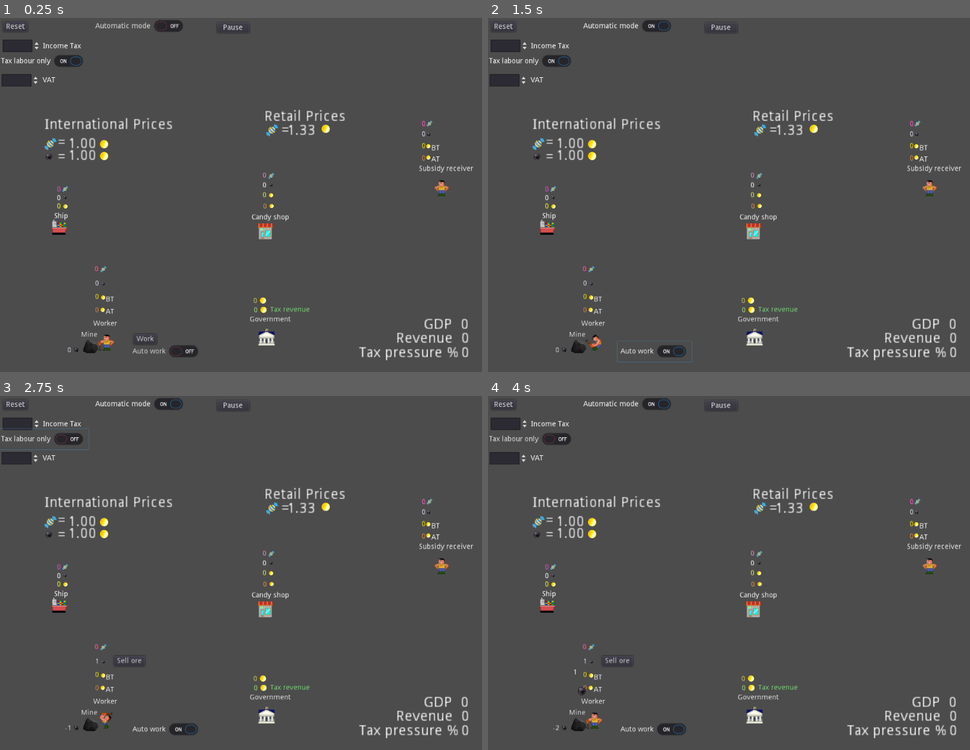
Above: before the commit, frames 1-4 (two rows, left to right).
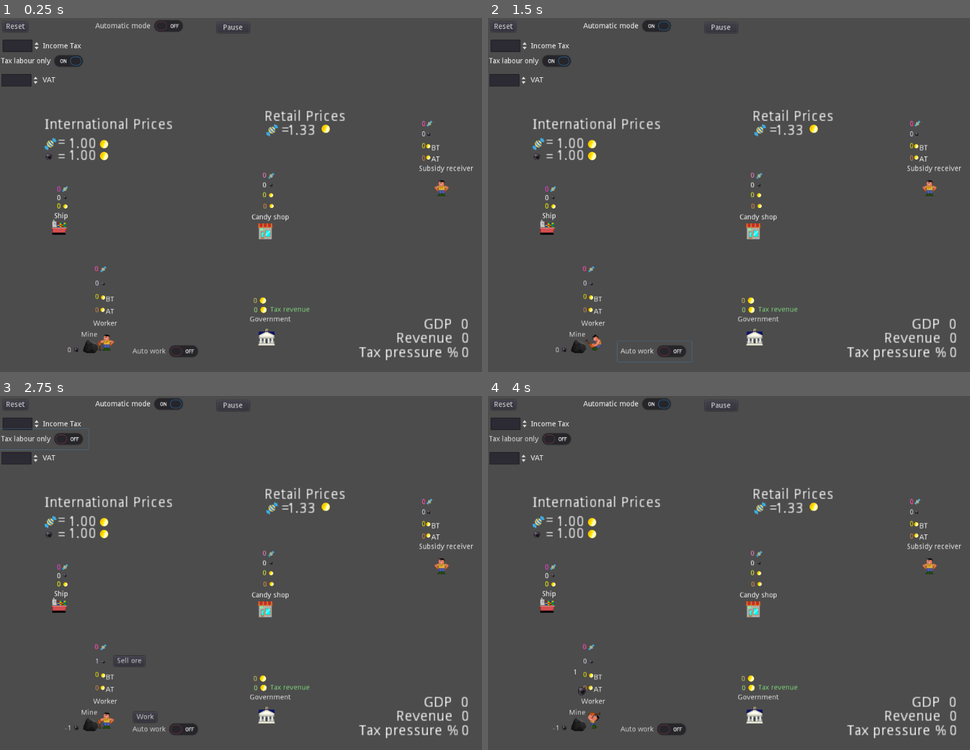
Above: after the commit, the same moments.

Repository: carlostgit/taxes
Game: Godot game, scene res://Control.tscn
Two runs of this game, one before a commit and one after it. Both use one fixed random seed, a clock stepped at 60 frames per second and the inputs below.
Inputs (mouse positions are in pixels of both pictures, inside the frame that each line leads up to):
- Up to frame 1 (0.25 s): no input
- Up to frame 2 (1.5 s): click "Automatic mode" at 0.5 s; click "Auto work" at 1.25 s
- Up to frame 3 (2.75 s): click "Tax labour only" at 2 s
- Up to frame 4 (4 s): click "Sell ore" at 2.75 s; click (632, 718) at 3.5 s, where only the run after the commit has a clickable "Work"

The runs differ from the first frame. In frame 1, less than 0.1% of the frame differs, in the area x 28-32%, y 89-92%; in frame 2, less than 0.1%; in frame 3, 0.2%; in frame 4, 0.2%, in the area x 14-41%, y 73-96%.

Commit message:
cambio la manera en la que funciona el botón Auto work

Diff:
--- a/KinematicBody2D_worker.gd
+++ b/KinematicBody2D_worker.gd
@@ -49,7 +49,7 @@
 func update_buttons_view():
 
 #	Worker special buttons
-	if (self._ready_to_work and false==self._automatic_mode):
+	if (self._ready_to_work and self._automatic_mode):
 		$Button_work.show()
 	else:
 		$Button_work.hide()
@@ -108,7 +108,7 @@
 		_ready_to_work = true
 
 func on_timer_work_timeout():
-	if (_automatic_mode or $CheckButton_auto_work.is_pressed()):
+	if ($CheckButton_auto_work.is_pressed()):
 		self.call_deferred("work")
 
 func add_to_GDP(var value_arg):
@@ -116,3 +116,10 @@
 
 func get_GDP():
 	return _GDP
+
+func set_automatic_mode(var automatic_mode_arg):
+	.set_automatic_mode(automatic_mode_arg) #llama al método de la clase padre
+	if(automatic_mode_arg):
+		$CheckButton_auto_work.set_pressed(true)
+	else:
+		$CheckButton_auto_work.set_pressed(false)
--- a/KinematicBody2D_worker.tscn
+++ b/KinematicBody2D_worker.tscn
@@ -34,8 +34,7 @@
 "values": [ 0, 1 ]
 }
 
-[node name="KinematicBody2D_worker" instance=ExtResource( 1 )]
-editor/display_folded = true
+[node name="KinematicBody2D_worker" index="0" instance=ExtResource( 1 )]
 script = ExtResource( 2 )
 
 [node name="slacker" parent="." index="1"]
--- a/Node2D.tscn
+++ b/Node2D.tscn
@@ -44,6 +44,7 @@
 _value_added_tax = 0.8
 
 [node name="ship" type="StaticBody2D" parent="."]
+editor/display_folded = true
 position = Vector2( 124.575, 414.909 )
 script = ExtResource( 2 )
 
